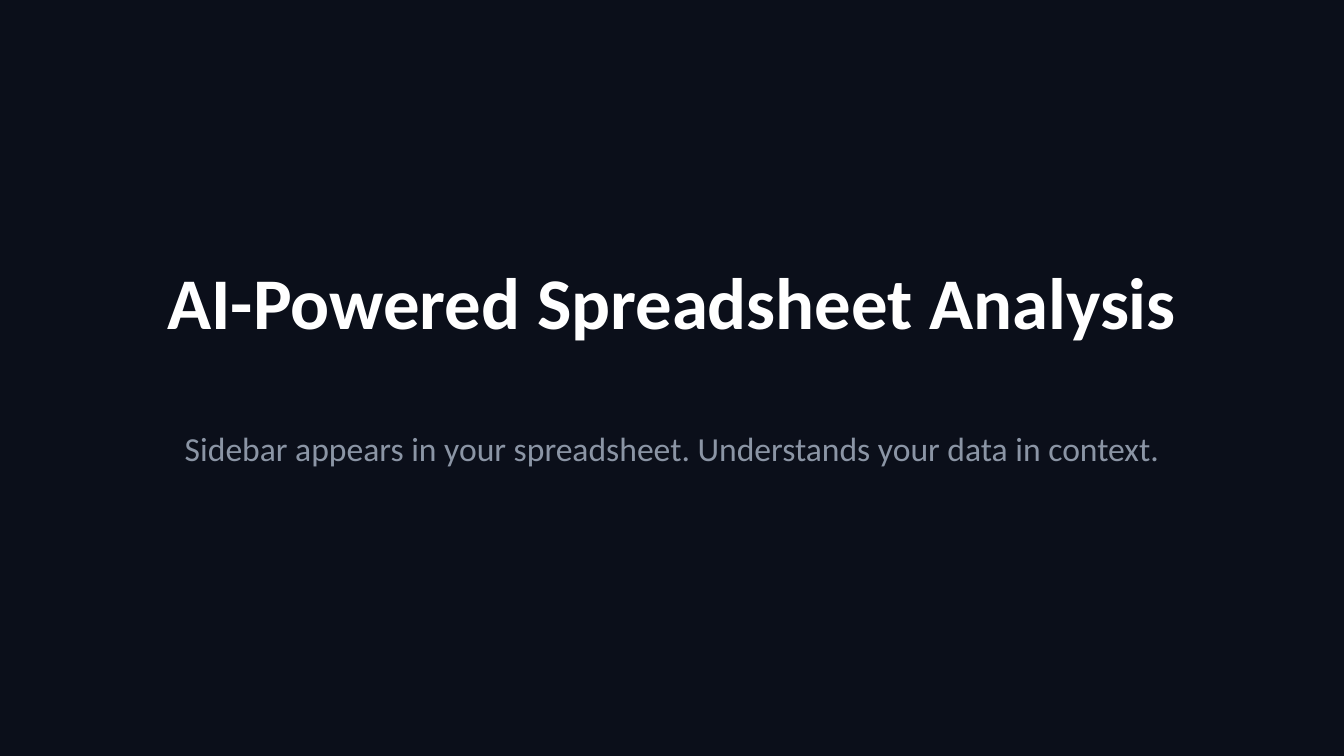
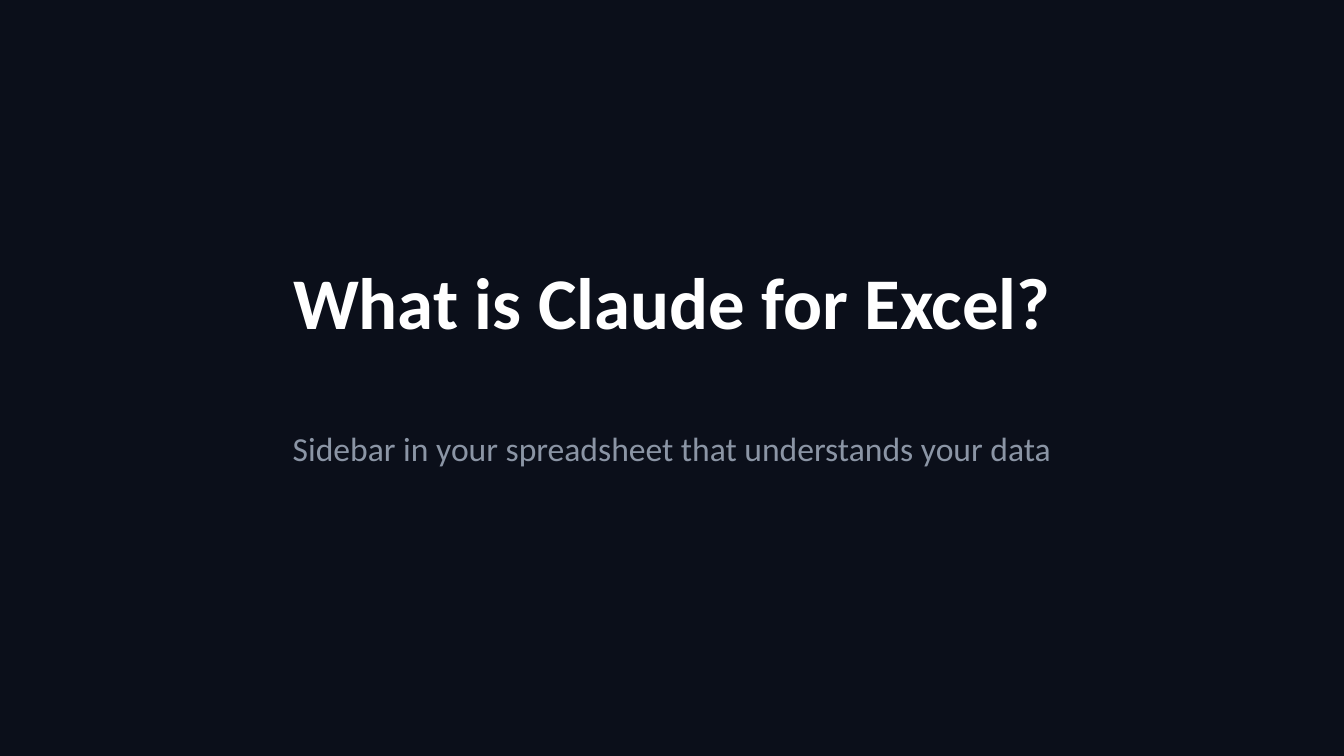
Before and after one commit to scottrhay/AIA-ClaudeCopilot, a slide deck: slide 5 of slides/B2_AI_Analytics_Business.pptx (slide 6 before the commit). Drawn at 1344x756 pixels with LibreOffice and Linux fonts; fonts in the diff are those of the drawing. Boxes give left, top, right and bottom in pixels: in the first picture for what was removed or moved away, otherwise in the second. Text is boxed around its words. In the diff, an @@ line names an element or a change of style, - is before the commit and + after.

```diff
--- a/slides/B2_AI_Analytics_Business.pptx
+++ b/slides/B2_AI_Analytics_Business.pptx
@@ text at box(293, 278, 1051, 330): text changed @@
-AI-Powered Spreadsheet Analysis
+What is Claude for Excel?
@@ text at box(293, 437, 1050, 467): text changed @@
-Sidebar appears in your spreadsheet. Understands your data in context.
+Sidebar in your spreadsheet that understands your data
```
Also in this commit, not shown: 15 other slides changed, 16 slides added, 29 slides removed, 50 other files.
